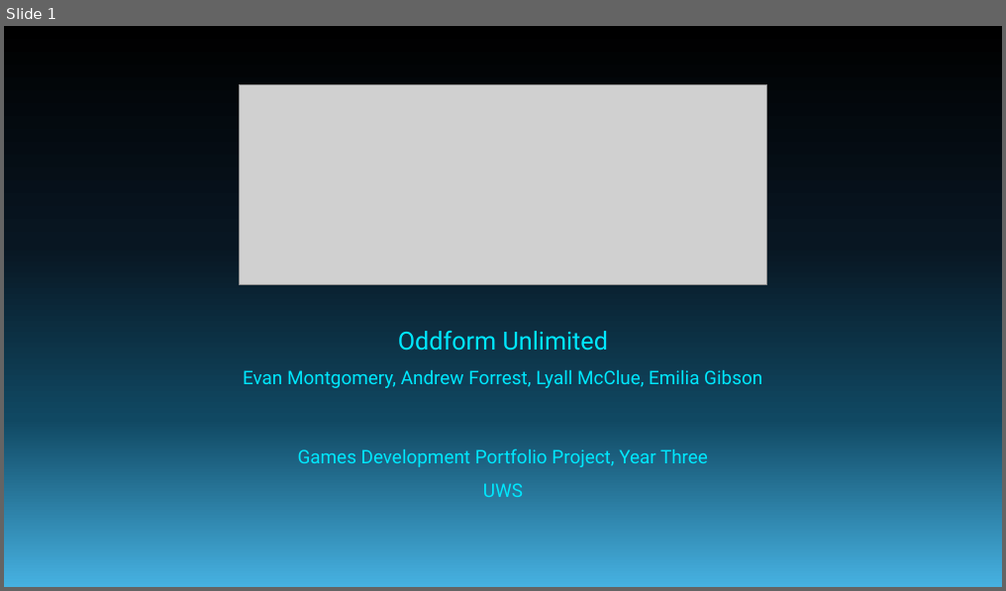
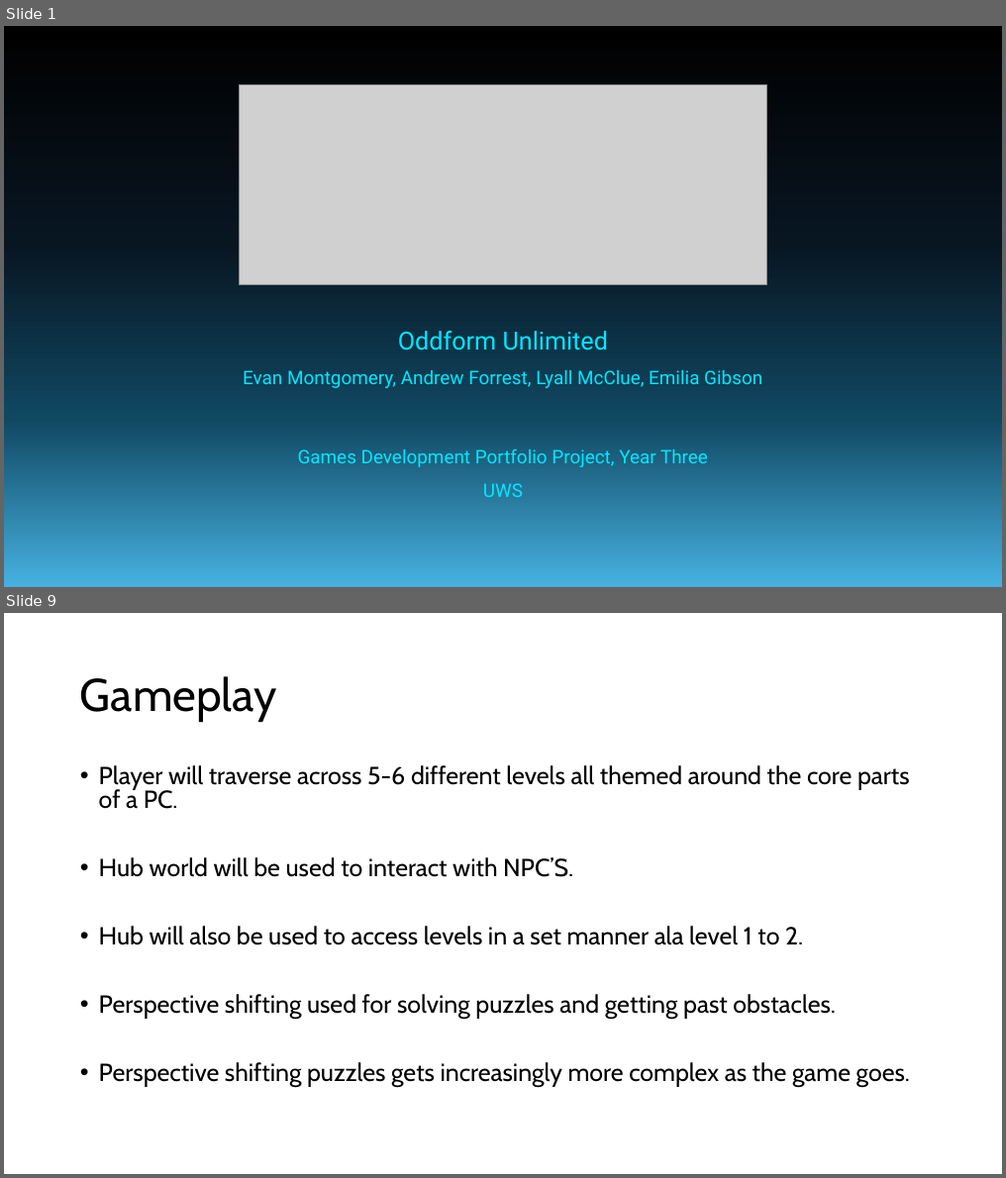
Before and after one commit to forrest10101/Portfolio-Platformer, a slide deck: TechnoSprint Pitch Presentation.pptx. Shown one above the other, each under a label of ours: slide 1 before the commit, slides 1 and 9 after it; the slides between them are not shown. The pictures are 1006x591 and 1006x1178 pixels, drawn with LibreOffice and Linux fonts; fonts in the diff are those of the drawing; grey boxes stand for pictures. Boxes give left, top, right and bottom in pixels: in the first picture for what was removed or moved away, otherwise in the second. Text is boxed around its words. In the diff, an @@ line names an element or a change of style, - is before the commit and + after.

```diff
--- a/TechnoSprint Pitch Presentation.pptx
+++ b/TechnoSprint Pitch Presentation.pptx
@@ slide 9 added at [4, 613, 1002, 1174], background #FFFFFF @@
@@ title added at [80, 676, 277, 722], 44 pt, text #000000 @@
+Gameplay
@@ text added at [99, 765, 910, 1087], 23.8 pt, text #000000 @@
+• Player will traverse across 5-6 different levels all themed around the core parts of a PC.
+• Hub world will be used to interact with NPC’S.
+• Hub will also be used to access levels in a set manner ala level 1 to 2.
+• Perspective shifting used for solving puzzles and getting past obstacles.
+• Perspective shifting puzzles gets increasingly more complex as the game goes.
```
Also in this commit, not shown: 6 slides changed, 7 other slides added, 7 slides removed, 1 other file.
